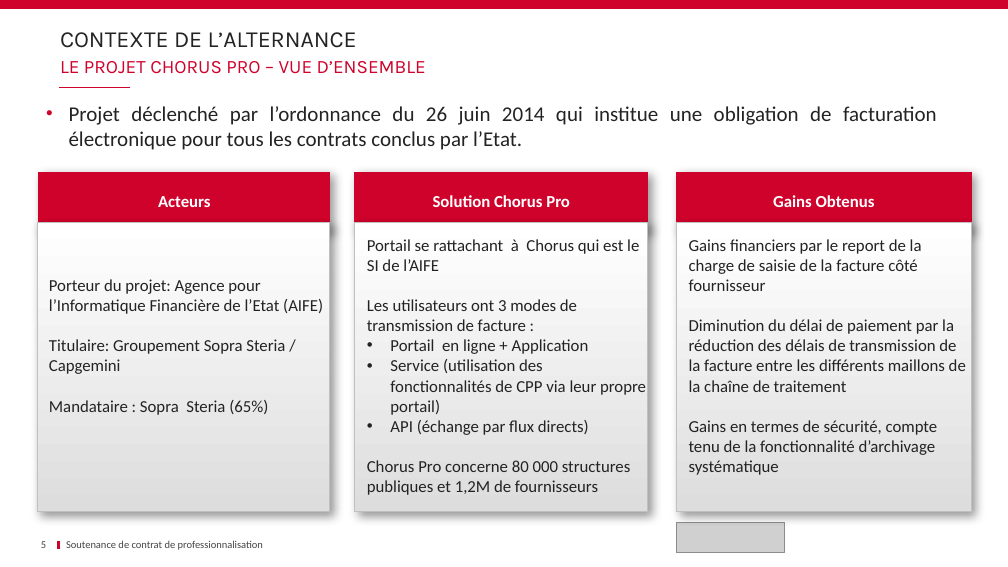
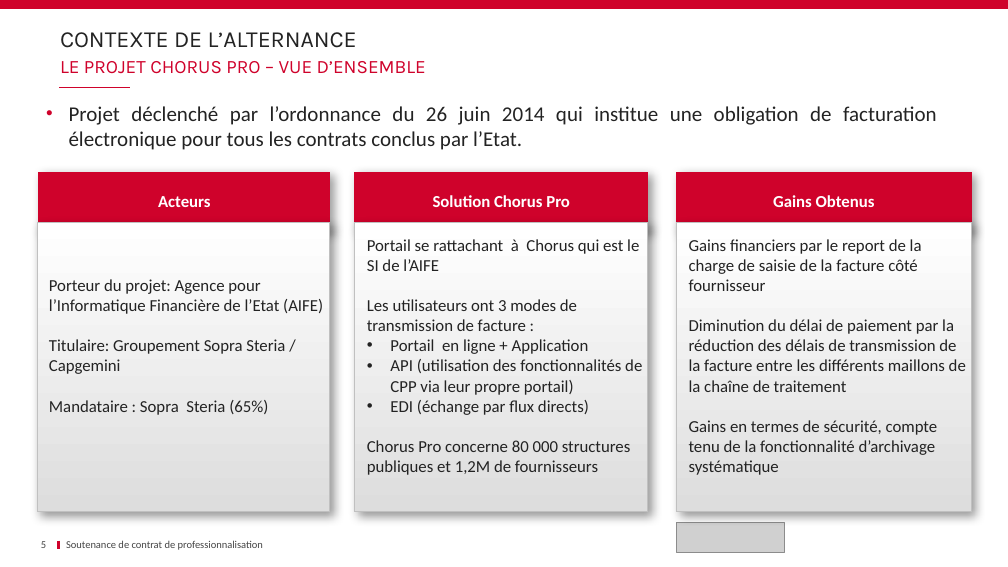
Before and after one commit to Dixit-Z/Memoire, a slide deck: slide 5 of Soutenance.pptx. Drawn at 1008x567 pixels with LibreOffice and Linux fonts; fonts in the diff are those of the drawing; grey boxes stand for pictures; background and template pictures are left out. Boxes give left, top, right and bottom in pixels: in the first picture for what was removed or moved away, otherwise in the second. Text is boxed around its words. In the diff, an @@ line names an element or a change of style, - is before the commit and + after.

```diff
--- a/Soutenance.pptx
+++ b/Soutenance.pptx
@@ text in rectangle at box(390, 359, 642, 415): text changed @@
-    • Service (utilisation des fonctionnalités de CPP via leur propre portail)
-    • API (échange par flux directs)
+    • API (utilisation des fonctionnalités de CPP via leur propre portail)
+    • EDI (échange par flux directs)
```
Also in this commit, not shown: 2 other slides changed, 1 slide added.
